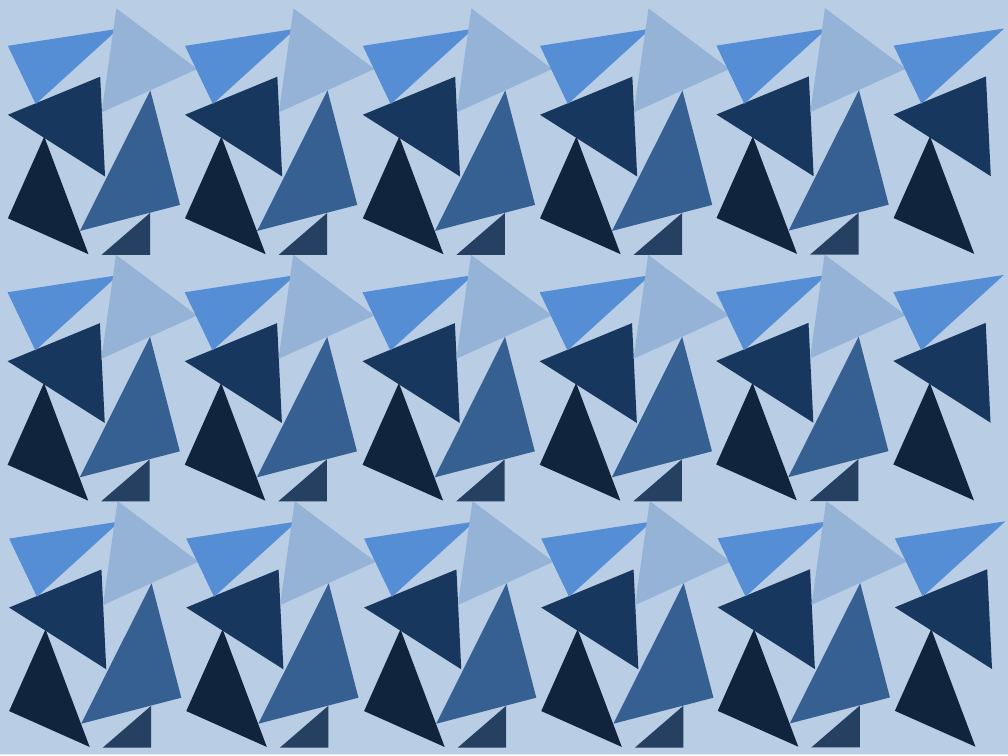
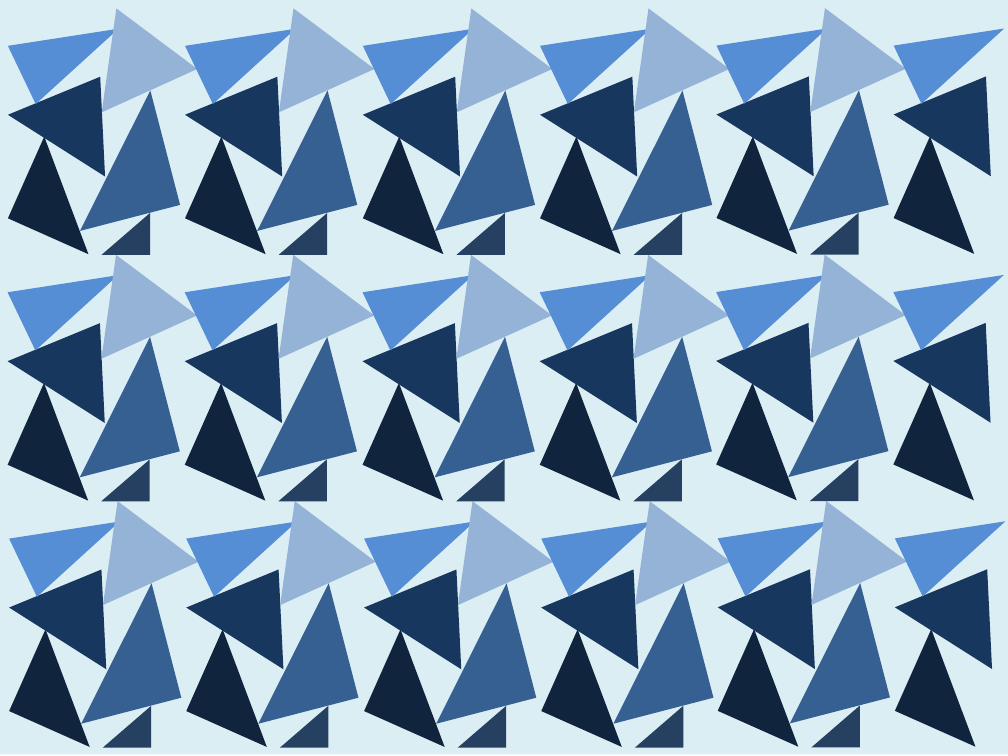
Before and after one commit to g-chag/CMPUT301F14T01-Team1Project, a slide deck: slide 1 of Demo Presentation/Demo Presentation.pptx. Drawn at 1008x756 pixels with LibreOffice and Linux fonts; fonts in the diff are those of the drawing. Boxes give left, top, right and bottom in pixels: in the first picture for what was removed or moved away, otherwise in the second. Text is boxed around its words. In the diff, an @@ line names an element or a change of style, - is before the commit and + after.

Commit message:
Changed colour slightly

```diff
--- a/Demo Presentation/Demo Presentation.pptx
+++ b/Demo Presentation/Demo Presentation.pptx
@@ rectangle at <box>0,0,1008,755</box>: fill #B9CDE5 to #DBEEF4 @@
```
